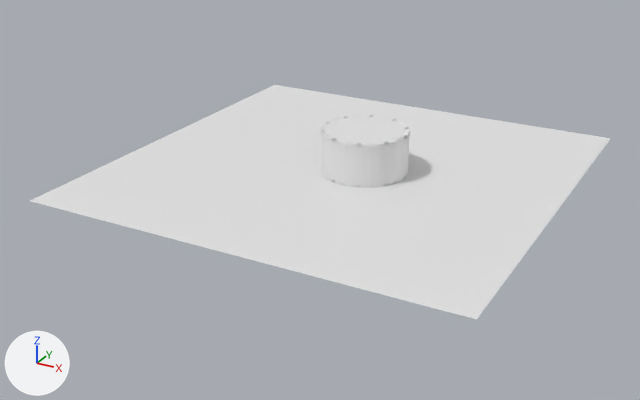
What one commit did to the Blender file Scenes/output_results/scene_construction_script/inputscripting.blend.
One viewpoint serves both versions: a 50 mm lens placed at (87.9, -172.1, 76.2), pointed at (-2.8, -7.2, -6.3). Arrows for +X, +Y and +Z are at lower left; the lights stay in place.

Objects in the first picture: 'Cylinder', 'terrain'.
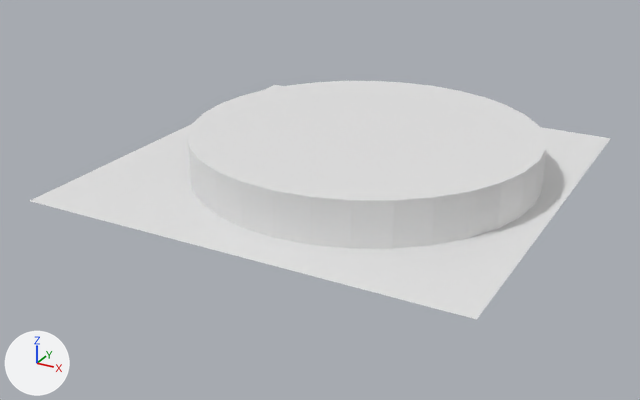
Location of each change, (x1, y1, x2, y2) in pixels of the pictures (640 x 400 px):
'Cylinder', rescaled (300% wider, 132% taller)
    before: (321, 116, 410, 188)
    after: (187, 81, 546, 249)

The edits, one by one:
Object 'Cylinder' (ob_cylinder) is rescaled from (10.0, 10.0, 5.0) to (40.0, 40.0, 5.0).
